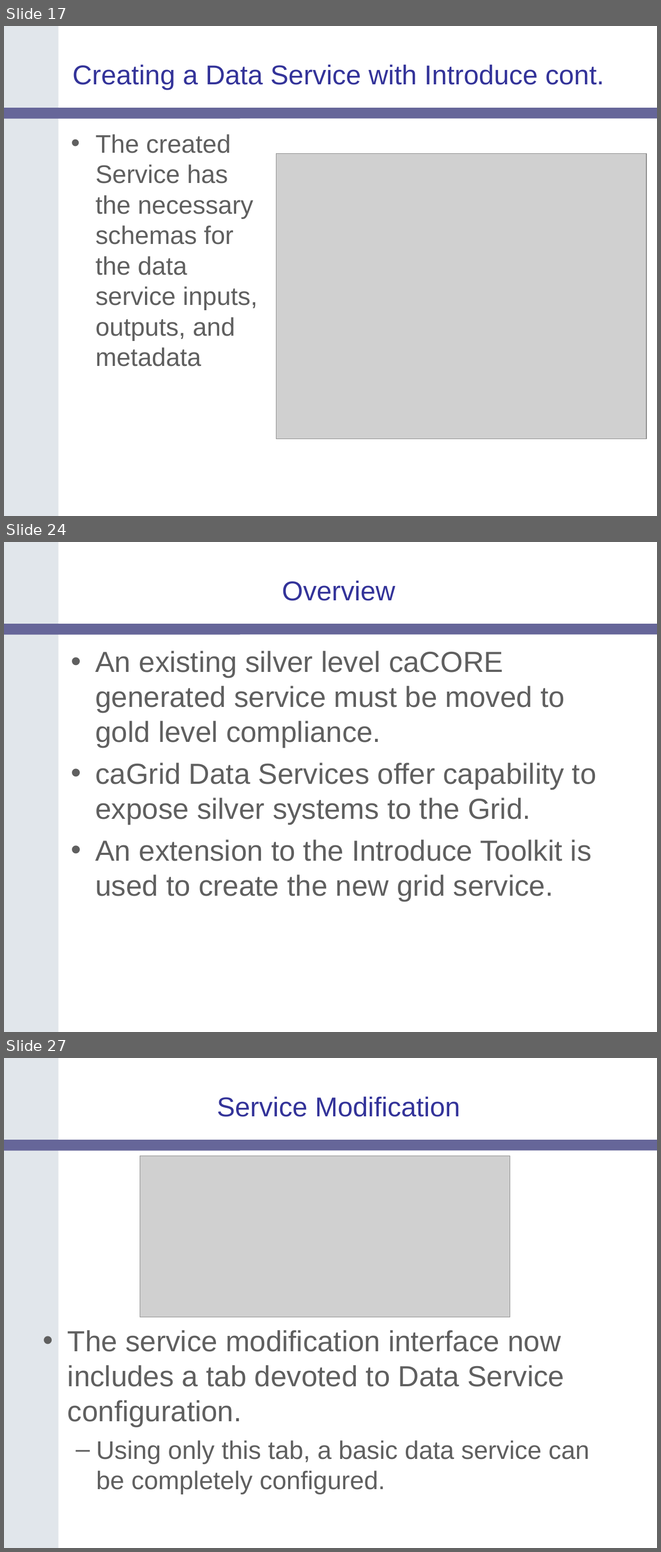
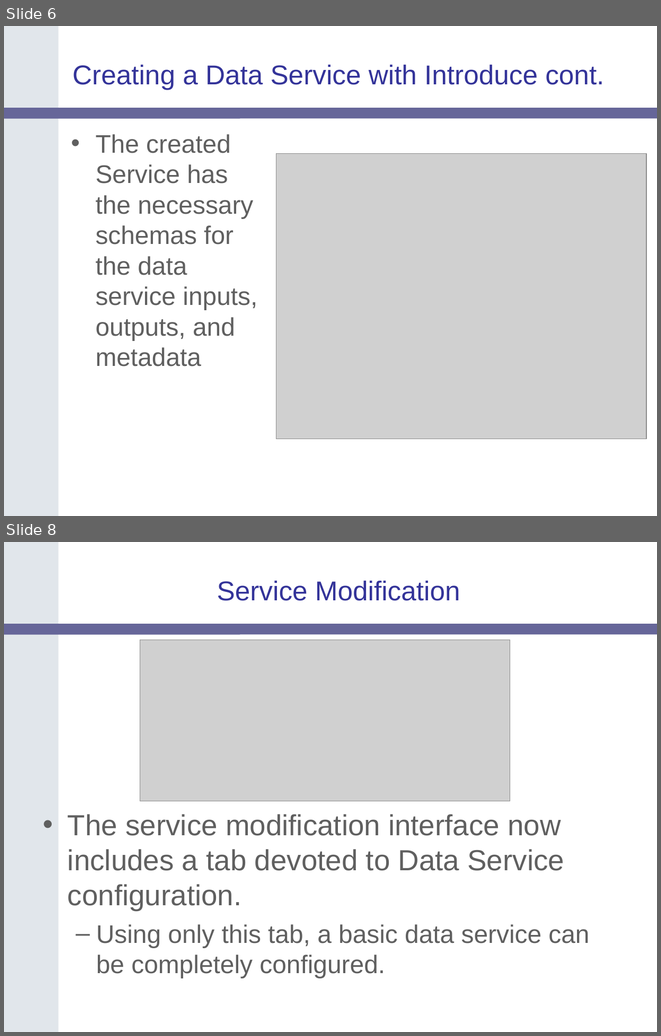
Before and after one commit to NCIP/cagrid-docs, a slide deck: presentations/200607_VCDE_ARCH/caGrid-1.0_Beta_Data-Services.ppt. Shown one above the other, each under a label of ours: slides 17, 24 and 27 before the commit, slides 6 and 8 after it; the slides between them are not shown. The pictures are 661x1552 and 661x1036 pixels, drawn with LibreOffice and Linux fonts; fonts in the diff are those of the drawing; grey boxes stand for pictures; background and template pictures are left out. Boxes give left, top, right and bottom in pixels: in the first picture for what was removed or moved away, otherwise in the second. Text is boxed around its words. In the diff, an @@ line names an element or a change of style, - is before the commit and + after.

```diff
--- a/presentations/200607_VCDE_ARCH/caGrid-1.0_Beta_Data-Services.ppt
+++ b/presentations/200607_VCDE_ARCH/caGrid-1.0_Beta_Data-Services.ppt
@@ slide 24 removed at [4,542,657,1032], background #FFFFFF; not listed: 2 template elements that a slide beside it also shows @@
@@ title removed at [282,581,395,601] @@
-Overview
@@ text removed at [96,651,597,901] @@
-• An existing silver level caCORE generated service must be moved to gold level compliance.
-• caGrid Data Services offer capability to expose silver systems to the Grid.
-• An extension to the Introduce Toolkit is used to create the new grid service.
@@ what was slide 17 is now slide 6 @@
@@ what was slide 27 is now slide 8 @@
```
Also in this commit, not shown: 4 slides changed, 1 slide added, 7 other slides removed.
